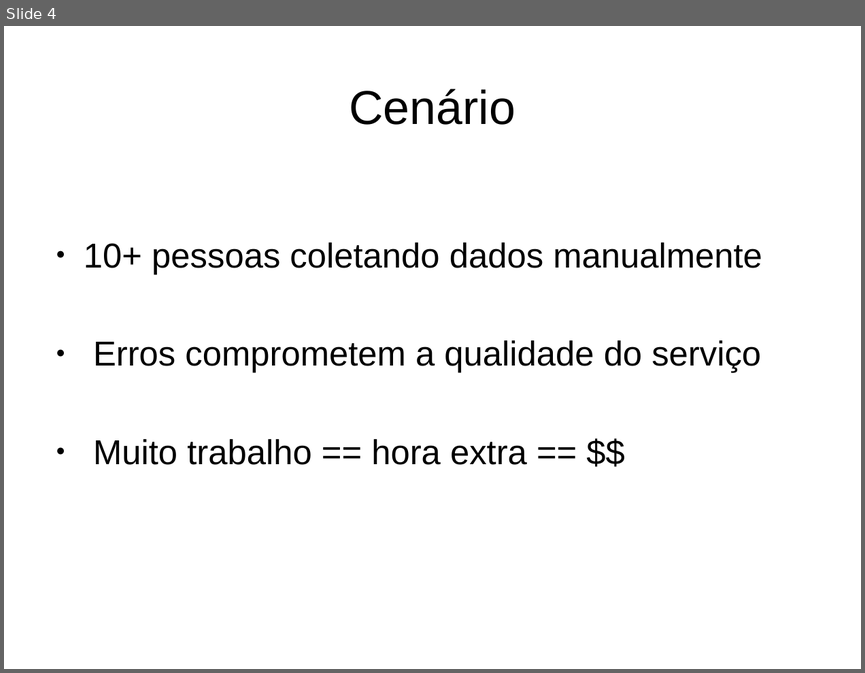
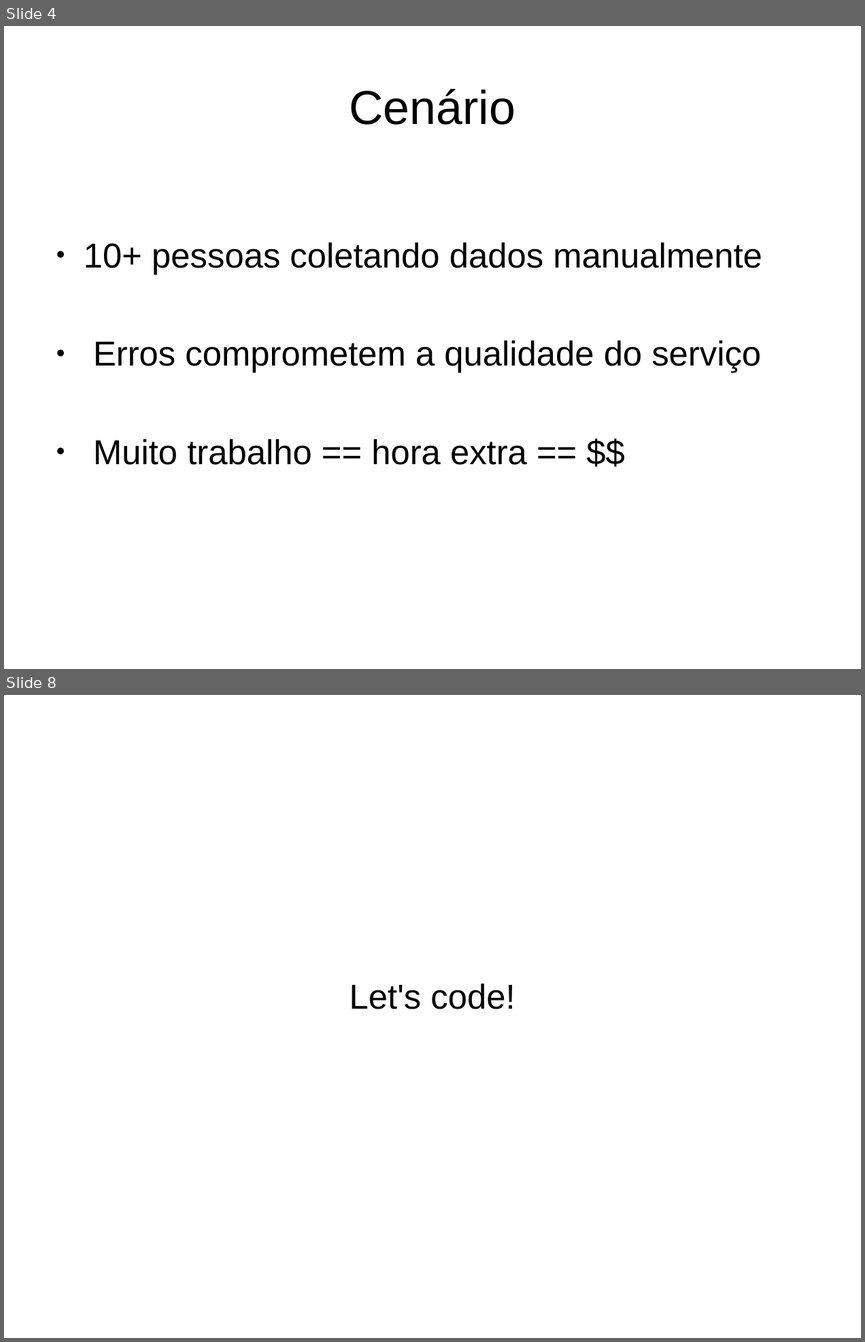
Before and after one commit to jonasfa/hpricot_gurusp, a slide deck: Hpricot guru-sp.odp. Shown one above the other, each under a label of ours: slide 4 before the commit, slides 4 and 8 after it; the slides between them are not shown. The pictures are 865x673 and 865x1342 pixels, drawn with LibreOffice and Linux fonts; fonts in the diff are those of the drawing; background and template pictures are left out. Boxes give left, top, right and bottom in pixels: in the first picture for what was removed or moved away, otherwise in the second. Text is boxed around its words. In the diff, an @@ line names an element or a change of style, - is before the commit and + after.

```diff
--- a/Hpricot guru-sp.odp
+++ b/Hpricot guru-sp.odp
@@ slide 8 added at (x1=4, y1=695, x2=861, y2=1338), background #FFFFFF @@
@@ subtitle added at (x1=349, y1=983, x2=515, y2=1009), 32 pt, text #000000 @@
+Let's code!
```
Also in this commit, not shown: 1 slide changed, 3 other slides added.
